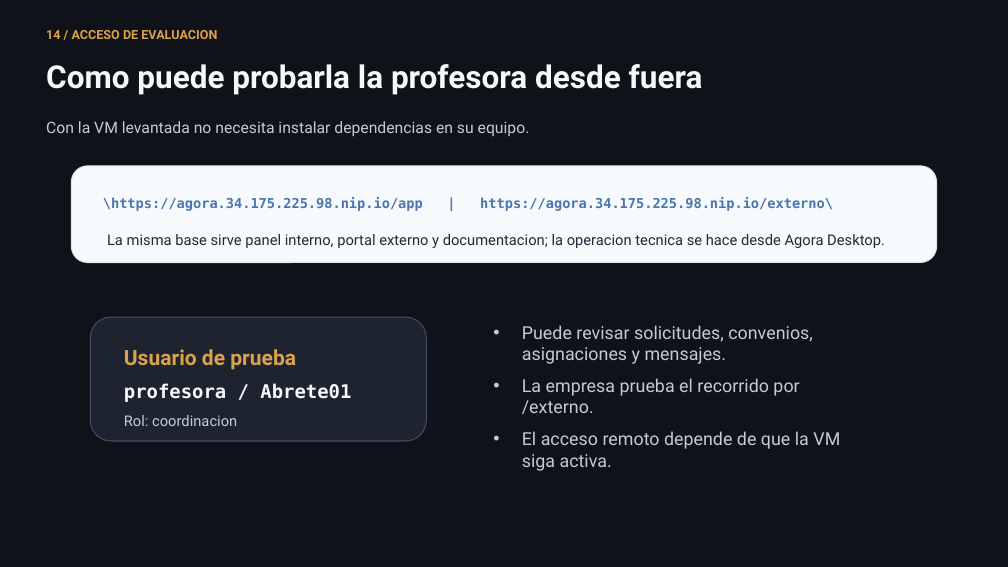
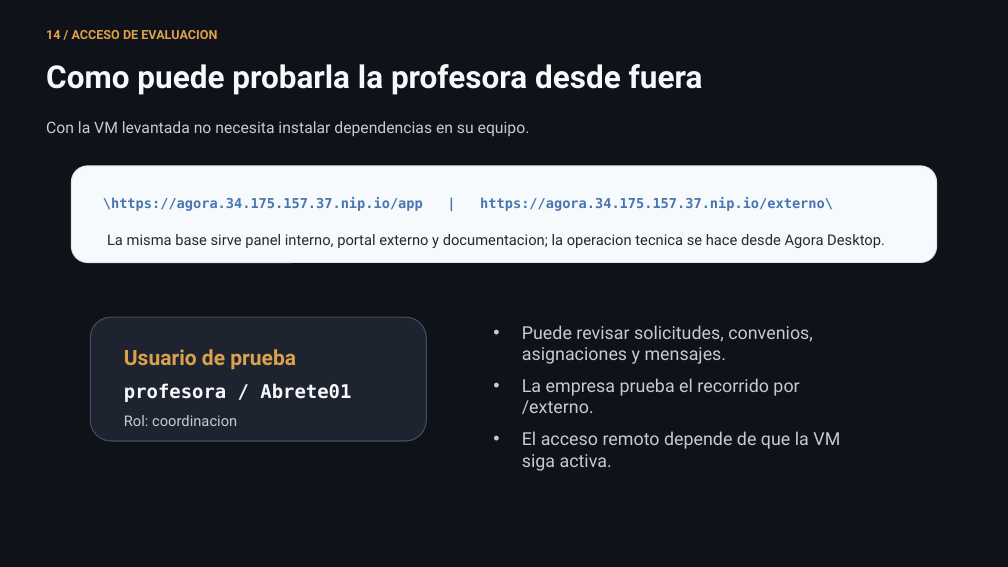
Before and after one commit to lmendez861/TFG-Agora, a slide deck: slide 15 of docs/presentacion-defensa-final.pptx. Drawn at 1008x567 pixels with LibreOffice and Linux fonts; fonts in the diff are those of the drawing. Boxes give left, top, right and bottom in pixels: in the first picture for what was removed or moved away, otherwise in the second. Text is boxed around its words. In the diff, an @@ line names an element or a change of style, - is before the commit and + after.

```diff
--- a/docs/presentacion-defensa-final.pptx
+++ b/docs/presentacion-defensa-final.pptx
@@ text at (x1=103, y1=197, x2=833, y2=211): text changed @@
-\https://agora.34.175.225.98.nip.io/app | https://agora.34.175.225.98.nip.io/externo\
+\https://agora.34.175.157.37.nip.io/app | https://agora.34.175.157.37.nip.io/externo\
```
Also in this commit, not shown: 5 other slides changed, 7 other files.
